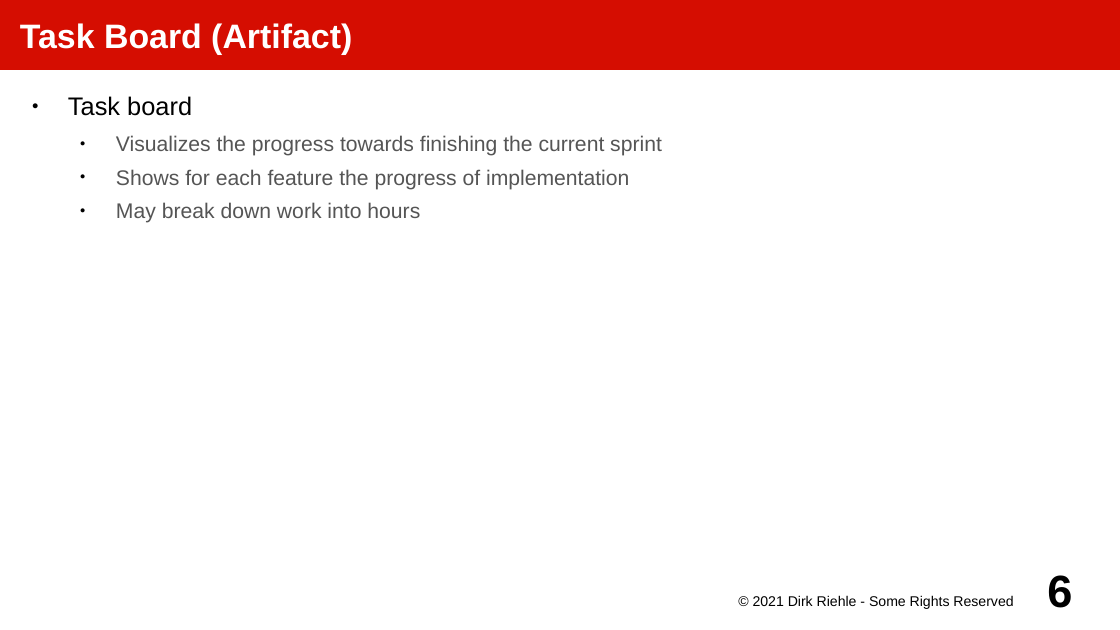
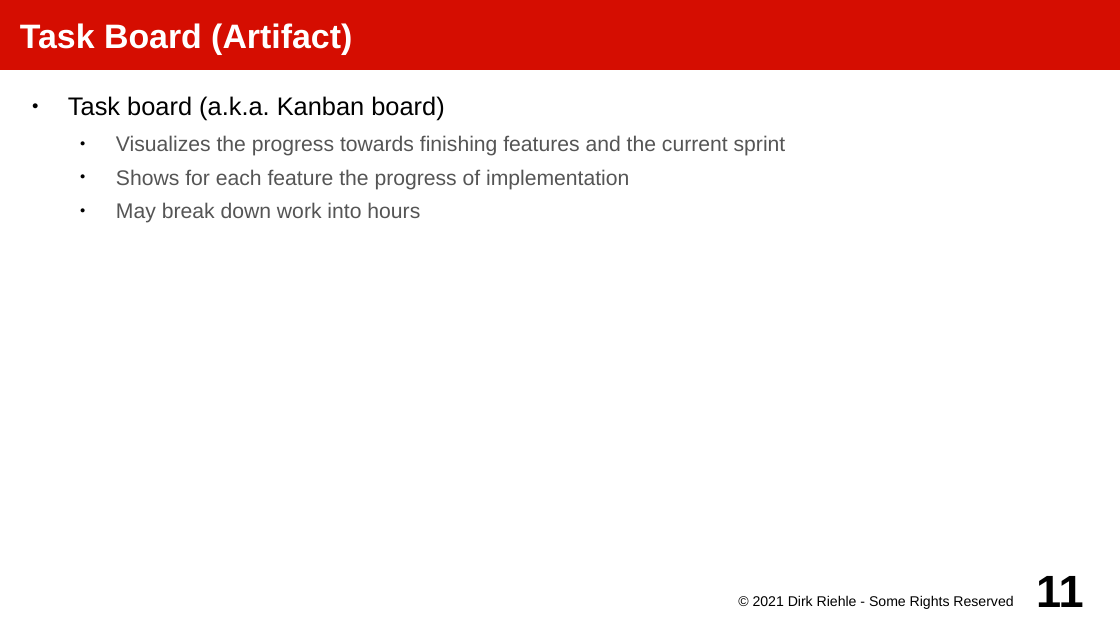
Before and after one commit to dirkriehle/amos-course, a slide deck: slide 11 of Lecture slides/AMOS E01 - Software Development.odp (slide 6 before the commit). Drawn at 1120x630 pixels with LibreOffice and Linux fonts; fonts in the diff are those of the drawing. Boxes give left, top, right and bottom in pixels: in the first picture for what was removed or moved away, otherwise in the second. Text is boxed around its words. In the diff, an @@ line names an element or a change of style, - is before the commit and + after.

```diff
--- a/Lecture slides/AMOS E01 - Software Development.odp
+++ b/Lecture slides/AMOS E01 - Software Development.odp
@@ text at bbox=[68, 96, 786, 156]: text changed @@
-● Task board
-  ● Visualizes the progress towards finishing the current sprint
+● Task board (a.k.a. Kanban board)
+  ● Visualizes the progress towards finishing features and the current sprint
@@ page number at bbox=[1036, 576, 1084, 607]: text changed @@
-6
+11
```
Also in this commit, not shown: 1 other slide changed, 8 slides added, 8 other files.
